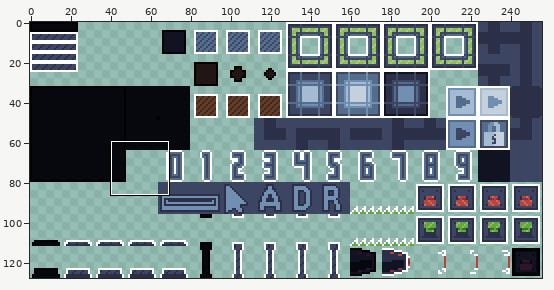
Edited in one commit: sprite sheet (Assets/Tilesets/off.png). The picture above shows the old version from afar; the outline marks the close-up.
Close-up. First the earlier version:
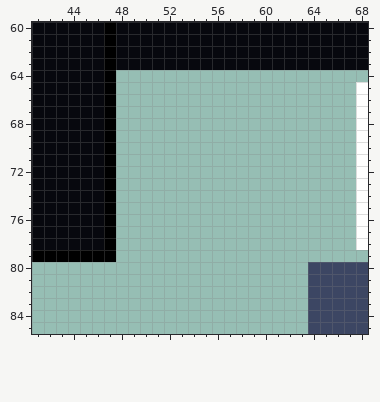
The file is 256x128 pixels. Shown: x 41..68, y 60..85.
After the commit:
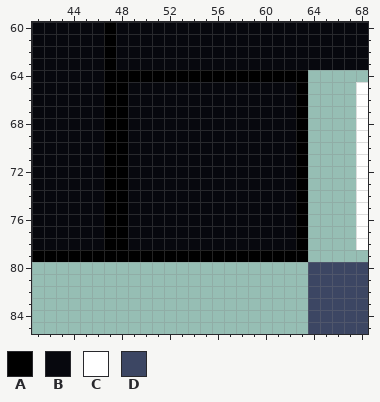
Palette (. is transparent): A #000000  B #07080e  C #ffffff  D #3c4663
Commit: Added missing(??) tile
Change:
y 64: x 48..63 ................ -> AAAAAAAAAAAAAAAA
y 65..78: x 48..63 ................ -> ABBBBBBBBBBBBBBA
y 79: x 48..63 ................ -> AAAAAAAAAAAAAAAA
Boxes around the changes in both close-ups, in picture pixels (x1, y1, x2, y2):
added: (116, 70, 308, 262)
